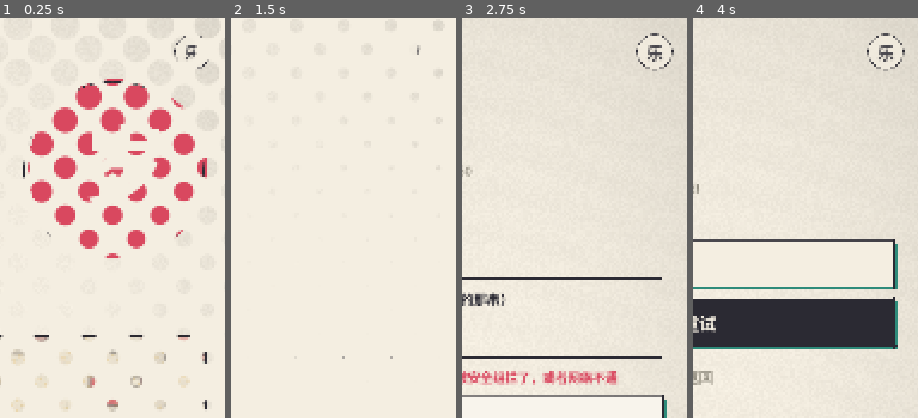
Above: before the commit, frames 1-4 (left to right).
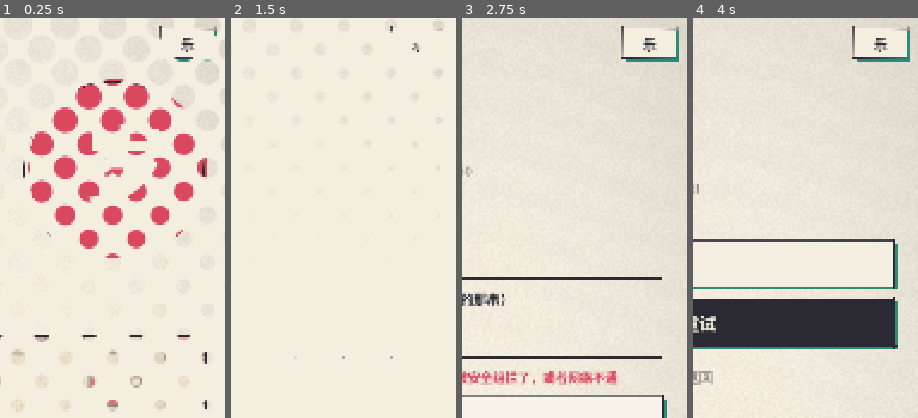
Above: after the commit, the same moments.

Repository: Goudu666/tongsui
Game: Godot game, scene res://scenes/main.tscn
Same seed, same stepped clock (60 frames per second), same inputs: the game is played once before the commit and once after it.
Inputs:
- Up to frame 1 (0.25 s): no input
- Up to frame 2 (1.5 s): click "联机 · 和 TA 一起过一辈子" at 0.5 s; click "服务器设置" at 1.25 s
- Up to frame 3 (2.75 s): click "测试连接" at 2 s
- Up to frame 4 (4 s): click "保存" at 2.75 s; click "重试" at 3.5 s
The pictures show only the part of the screen within x 49-99%, y 2-52%; the shares and areas given below are measured in that part.

The runs differ from the first frame. In frame 1, 0.5% of the frame differs, in the area x 70-97%, y 2-13%; in frame 2, less than 0.1%; in frame 3, 1.0%, in the area x 70-97%, y 2-14%; in frame 4, 1.0%.

Commit message:
声音：按技术评审修改，合上最新 main
- 音量按钮：用主界面的主题（孔版框，色块跟玩家颜色），在河畔里排到 HUD
  「亲近 / 默契」卡片下面；弹窗和搭伴小游戏出来时藏起来；从第 5 层降到第 2 层
- 观察者的依赖列成表（READS / SIGNALS / PAGE_SCENE / TEXT_KINDS），
  unit_audio.gd 对着 main.gd 和 lifeline_client.gd 的源码查，改名之后 CI 会红，
  不再悄悄哑掉
- 换页和结局页改读 main._page_id；按钮音效按下时才认，优先读 meta "sfx"
- 声景：地点分量每帧每个 reach 只算一次；地图换了（内容热更新）会重建
- main 新加的茶社、上台、钓鱼：补了三个行动音和茶社里传出来的笑声、掌声

Diff:
--- a/client/audio/soundscape.json
+++ b/client/audio/soundscape.json
@@ -41,6 +41,7 @@
   {"files": ["beeper"], "zones": {"out": 0.6, "in": 0.5}, "every": [40, 90], "stages": [0, 1, 0.3, 0, 0], "db": -22},
   {"files": ["keyboard"], "zones": {"alley": 0.8, "school": 0.3}, "hours": [[720, 1260]], "every": [22, 50], "stages": [0, 1, 0.4, 0, 0], "db": -19},
   {"files": ["pile"], "zones": {"river": 1.0, "roof": 0.8, "alley": 0.5, "in": 0.3}, "hours": [[480, 1050]], "every": [35, 75], "stages": [0, 0, 1, 0.3, 0], "db": -12},
-  {"files": ["egg", "scrape", "bowl"], "zones": {"breakfast": 1.0}, "reach": 380, "hours": [[390, 610]], "every": [4, 10], "stages": [1, 1, 1, 0.8, 0.6], "db": -14}
+  {"files": ["egg", "scrape", "bowl"], "zones": {"breakfast": 1.0}, "reach": 380, "hours": [[390, 610]], "every": [4, 10], "stages": [1, 1, 1, 0.8, 0.6], "db": -14},
+  {"files": ["tea_laugh", "tea_clap", "bowl", "kuaiban_a"], "zones": {"teahouse": 1.0, "alley": 0.2}, "reach": 420, "hours": [[540, 1260]], "every": [6, 14], "stages": [1, 1, 0.9, 0.8, 0.7], "db": -14}
  ]
 }
--- a/client/scripts/audio/audio_director.gd
+++ b/client/scripts/audio/audio_director.gd
@@ -32,6 +32,10 @@
 const ACT_ALIAS := {"read": "study", "walk_river": "play_river", "dine": "eat_out", "ball": "play_alley"}
 ## 设置按钮的三档：全开 → 只关音乐 → 静音
 const LEVELS := ["乐", "响", "静"]
+## 按钮和 HUD 右上角「亲近 / 默契」卡片（ui/hud.gd 的 _bond：宽 128，y 64~220）一样宽，在河畔里排在它下面
+const BUTTON_SIZE := Vector2(128, 68)
+const BUTTON_TOP_MENU := 64.0
+const BUTTON_TOP_WORLD := 240.0
 
 var music: MusicPlayer
 var scape: Soundscape
@@ -45,6 +49,8 @@
 var _walked := {}
 var _stage := "child"
 var _button: Button
+var _boxes: Array[StyleBox] = []
+var _map: Dictionary = {}
 var _focus := 0.0
 
 
@@ -121,32 +127,23 @@
 	AudioServer.set_bus_mute(AudioServer.get_bus_index("Sfx"), level >= 2)
 	if _button != null:
 		_button.text = LEVELS[level]
-		_button.modulate.a = 0.85 if level == 0 else 0.5
-
-
+		for c in ["font_color", "font_hover_color", "font_pressed_color", "font_focus_color"]:
+			_button.add_theme_color_override(c, P.INK if level == 0 else P.INK_SOFT)
+
+
+## 音量按钮。自己占一层：在主界面（第 1 层）上面，在搭伴小游戏（第 5 层）和转场（第 50 层）下面。
+## 放哪儿、什么时候藏由观察者说了算（place_button）；样式跟主界面的主题走（adopt_theme）。
 func _make_button() -> void:
 	var layer := CanvasLayer.new()
-	layer.layer = 5
+	layer.layer = 2
 	add_child(layer)
 	_button = Button.new()
 	_button.focus_mode = Control.FOCUS_NONE
+	_button.set_meta("sfx", "none")  # 自己出声，不用观察者再配一遍
 	_button.anchor_left = 1.0
 	_button.anchor_right = 1.0
-	_button.offset_left = -136
-	_button.offset_right = -48
-	_button.offset_top = 76
-	_button.offset_bottom = 164
 	_button.add_theme_font_override("font", P.font())
-	_button.add_theme_font_size_override("font_size", 40)
-	var sb := StyleBoxFlat.new()
-	sb.bg_color = Color(P.PAPER, 0.9)
-	sb.border_color = P.INK
-	sb.set_border_width_all(3)
-	sb.set_corner_radius_all(44)
-	for st in ["normal", "hover", "pressed", "focus"]:
-		_button.add_theme_stylebox_override(st, sb)
-	for c in ["font_color", "font_hover_color", "font_pressed_color", "font_focus_color"]:
-		_button.add_theme_color_override(c, P.INK)
+	_button.add_theme_font_size_override("font_size", 34)
 	_button.pressed.connect(func():
 		level = (level + 1) % LEVELS.size()
 		_apply_level()
@@ -155,6 +152,41 @@
 		cfg.set_value("audio", "level", level)
 		cfg.save(SETTINGS))
 	layer.add_child(_button)
+	place_button(false, false)
+
+
+## 用主界面的主题（ui/kit.gd 的孔版框）。框的留白收小一点，按钮才塞得进卡片的宽度
+func adopt_theme(theme: Theme) -> void:
+	_button.theme = theme
+	_boxes.clear()
+	for st in ["normal", "hover", "pressed"]:
+		if not theme.has_stylebox(st, "Button"):
+			continue
+		var sb: StyleBox = theme.get_stylebox(st, "Button").duplicate()
+		sb.content_margin_left = 16
+		sb.content_margin_right = 16
+		sb.content_margin_top = 10
+		sb.content_margin_bottom = 10
+		_button.add_theme_stylebox_override(st, sb)
+		_boxes.append(sb)
+
+
+## 框后面那块错开的颜色：玩家自己的颜色
+func tint_button(color: Color) -> void:
+	for sb in _boxes:
+		if "block" in sb:
+			sb.block = color
+			sb.emit_changed()
+
+
+## in_world：在河畔里（上面有 HUD）还是在菜单页；hidden：弹窗、小游戏出来了
+func place_button(in_world: bool, hidden: bool) -> void:
+	_button.visible = not hidden
+	var top := BUTTON_TOP_WORLD if in_world else BUTTON_TOP_MENU
+	_button.offset_left = -40 - BUTTON_SIZE.x
+	_button.offset_right = -40
+	_button.offset_top = top
+	_button.offset_bottom = top + BUTTON_SIZE.y
 
 
 # ---------------------------------------------------------------- 接口 ----
@@ -167,7 +199,8 @@
 ## 河畔里每帧的状态
 func set_life(map: Dictionary, my_role: String, me_pos: Vector2, other_pos: Variant, partner_live: bool,
 		turn: int, stage: String, season: String, minute: float, school_day: bool, sync: float, focus: bool) -> void:
-	if not scape.is_setup:
+	if not scape.is_setup or not is_same(map, _map):  # 内容热更新后地图会换一份（比如多了茶馆）
+		_map = map
 		scape.setup(map)
 	_stage = STAGE_FILE.get(stage, "child")
 	music.set_stage(_stage)
--- a/client/scripts/audio/main_observer.gd
+++ b/client/scripts/audio/main_observer.gd
@@ -2,21 +2,36 @@
 ## 观察者：看着主场景（scripts/main.gd）和联机信号，把「发生了什么」翻译成声音导演的接口。
 ##
 ## 所有对主场景内部结构的依赖都关在这一个文件里，而且全部是「看」，不改任何东西：
-##   - 读 main 的 world / life / last_world / my_role / screen / modal / toast / net
-##   - 监听 net 的 snapshot / world_state / event_started / log_entries / presence / failed
+##   - 读 main 的属性（READS）
+##   - 监听 net 的信号（SIGNALS）
 ##   - 场景树里新出现的按钮和输入框，自动接上按键音
 ## 主场景以后要是拆了，这个文件跟着改（或者删掉，由新代码直接调导演的接口）。
 ## 读属性一律用 get() 加默认值：对不上就不出声，不报错。
+## 「不报错」的代价是改名之后声音会悄悄哑掉，所以依赖都列在下面几张表里，
+## tests/unit_audio.gd 会对着源码查：表里的名字不在了，CI 就红。
 
 const LifeTime := preload("res://scripts/ui/life_time.gd")
+const P := preload("res://scripts/ui/palette.gd")
+
+## 从主场景（scripts/main.gd）读的属性
+const READS := ["world", "net", "life", "last_world", "my_role", "content", "events_by_id", "ui", "screen",
+	"modal", "modal_body", "toast", "offline_preview", "_preview_minute", "_page_id"]
+## 监听的联机信号（scripts/net/lifeline_client.gd）
+const SIGNALS := ["snapshot", "world_state", "event_started", "log_entries", "presence", "failed"]
+## 页面名（main._page_id）→ 配乐的场景。没列出来的页面都算 title
+const PAGE_SCENE := {"roll": "roll", "ending": "ending"}
+## 按钮的音效种类。优先读按钮的 meta "sfx"（tap / back / shake / birth / option / none）；
+## 没有 meta 的按下面这几个字认，认不出来就是普通的 tap
+const TEXT_KINDS := [["重新投胎", "shake"], ["出生吧", "birth"], ["返回", "back"], ["回大厅", "back"]]
 
 var main: Node
 var audio: Node
 
 var _net: Object = null
 var _scene := ""
-var _ending_id := 0   ## 结局页第一个节点的 id：它还在，就还在结局页
-var _page_id := 0
+var _page := ""
+var _themed := false
+var _accent := Color.TRANSPARENT
 var _toast_alpha := 0.0
 var _acts := {}
 var _money := -1
@@ -51,40 +66,36 @@
 	return v if v is Control and is_instance_valid(v) else null
 
 
-static func _alive(id: int) -> bool:
-	if id == 0:
-		return false
-	var o := instance_from_id(id)
-	return o is Node and is_instance_valid(o) and (o as Node).is_inside_tree()
-
-
 # ---------------------------------------------------------------- 按钮 ----
 
 func _on_node_added(n: Node) -> void:
 	if n is LineEdit:
 		n.text_changed.connect(func(_t): audio.cue("type", 0.0, randf_range(0.92, 1.08)))
-		return
-	if not n is BaseButton:
-		return
-	var kind := "tap"
-	var text: String = n.text if n is Button else ""
+	elif n is BaseButton:
+		n.pressed.connect(_on_pressed.bind(n))
+
+
+## 按下的那一刻再认它是哪种按钮（那时候 meta 和文字都已经设好了）
+func _kind(b: BaseButton) -> String:
+	if b.has_meta("sfx"):
+		return str(b.get_meta("sfx"))
 	var modal_body := _ctl("modal_body")
 	var modal := _ctl("modal")
-	if modal_body != null and modal != null and modal_body.is_ancestor_of(n) and modal.has_meta("waiting_event"):
+	if modal_body != null and modal != null and modal_body.is_ancestor_of(b) and modal.has_meta("waiting_event"):
 		var events: Variant = main.get("events_by_id")
 		var ev: Dictionary = events.get(modal.get_meta("waiting_event"), {}) if events is Dictionary else {}
-		kind = "option_mirror" if str(ev.get("kind", "")) == "mirror" else "option"
-	elif text.contains("重新投胎"):
-		kind = "shake"
-	elif text.contains("出生吧"):
-		kind = "birth"
-	elif text.begins_with("返回") or text.contains("回大厅"):
-		kind = "back"
-	n.pressed.connect(_on_pressed.bind(kind))
-
-
-func _on_pressed(kind: String) -> void:
-	match kind:
+		return "option_mirror" if str(ev.get("kind", "")) == "mirror" else "option"
+	var text: String = b.text if b is Button else ""
+	for pair in TEXT_KINDS:
+		if text.contains(pair[0]):
+			return pair[1]
+	return "tap"
+
+
+func _on_pressed(b: BaseButton) -> void:
+	match _kind(b):
+		"none":
+			pass
 		"option_mirror":  # 默契事件：我先把我这半句说出去
 			audio.cue("stamp")
 			audio.sting("call_" + _role())
@@ -109,10 +120,10 @@
 	_net = net
 	if net == null:
 		return
-	for pair in [["snapshot", _on_snapshot], ["world_state", _on_world_state], ["event_started", _on_event_started],
-			["log_entries", _on_log_entries], ["presence", _on_presence], ["failed", _on_failed]]:
-		if net.has_signal(pair[0]) and not net.is_connected(pair[0], pair[1]):
-			net.connect(pair[0], pair[1])
+	for sig in SIGNALS:
+		var handler := Callable(self, "_on_" + sig)
+		if net.has_signal(sig) and not net.is_connected(sig, handler):
+			net.connect(sig, handler)
 
 
 func _on_failed(_text: String) -> void:
@@ -126,14 +137,6 @@
 	_acts.clear()
 	_paired = false
 	_money = -1
-	var life: Variant = data.get("life")
-	if life is Dictionary and str(life.get("phase", "")) == "ended":
-		_mark_ending.call_deferred()
-
-
-func _mark_ending() -> void:
-	var body := _ctl("body")
-	_ending_id = body.get_child(0).get_instance_id() if body != null and body.get_child_count() > 0 else 0
 
 
 func _on_presence(data: Dictionary) -> void:
@@ -229,21 +232,16 @@
 	var in_world: bool = world != null and is_instance_valid(world) and (screen == null or not screen.visible)
 
 	# 现在是哪一场
-	var scene := "title"
-	if in_world:
-		scene = "life"
-		_ending_id = 0
-	elif _alive(_ending_id):
-		scene = "ending"
-	elif str(life.get("phase", "")) == "roll" and _net != null and is_instance_valid(_net) and str(_net.get("match_id")) != "":
-		scene = "roll"
+	var page := str(main.get("_page_id")) if main.get("_page_id") != null else ""
+	var scene: String = "life" if in_world else PAGE_SCENE.get(page, "title")
 	if scene != _scene:
 		_scene = scene
 		audio.set_scene(scene)
 		_last_pos.clear()
 
-	_watch_pages(delta, screen)
+	_watch_pages(delta, page, in_world)
 	_watch_toast()
+	_place_button(in_world, modal)
 
 	if not in_world:
 		audio.idle()
@@ -282,18 +280,32 @@
 			audio.step(str(r), pos, moved, r == me, gain)
 
 
-## 整页换了（标题 → 大厅 → 投胎……）：抽一张纸的声音
-func _watch_pages(delta: float, screen: Control) -> void:
+## 整页换了（标题 → 大厅 → 投胎……）：抽一张纸的声音。进出河畔里有自己的转场，不抽
+func _watch_pages(delta: float, page: String, in_world: bool) -> void:
 	_page_cool = maxf(0.0, _page_cool - delta)
-	var body := _ctl("body")
-	if body == null or screen == null or not screen.visible or body.get_child_count() == 0:
-		return
-	var first := body.get_child(0).get_instance_id()
-	if first != _page_id:
-		if _page_id != 0 and _page_cool <= 0.0:
-			audio.cue("page")
-			_page_cool = 0.35
-		_page_id = first
+	if page == _page:
+		return
+	if _page != "" and not in_world and _page_cool <= 0.0:
+		audio.cue("page")
+		_page_cool = 0.35
+	_page = page
+
+
+## 音量按钮：用主界面的主题和玩家自己的颜色；在河畔里挪到「亲近 / 默契」卡片下面；
+## 弹窗和搭伴小游戏出来的时候藏起来
+func _place_button(in_world: bool, modal: Control) -> void:
+	if not _themed:
+		var ui := _ctl("ui")
+		if ui != null and ui.theme != null:
+			audio.adopt_theme(ui.theme)
+			_themed = true
+	var accent := P.role_color(_role())
+	if _themed and accent != _accent:
+		_accent = accent
+		audio.tint_button(accent)
+	var games: Variant = main.get("games")
+	var busy: bool = games != null and is_instance_valid(games) and games.has_method("busy") and games.busy()
+	audio.place_button(in_world, (modal != null and modal.visible) or busy)
 
 
 func _watch_toast() -> void:
--- a/client/scripts/audio/soundscape.gd
+++ b/client/scripts/audio/soundscape.gd
@@ -25,6 +25,7 @@
 var _cache: Dictionary = {}
 var _minute := -1.0
 var _clock := 0.0
+var _zw: Dictionary = {}        ## 这一帧里按 reach 缓存的地点分量（听的人这一帧只在一个地方）
 
 
 func setup(map: Dictionary) -> void:
@@ -107,7 +108,10 @@
 	var f := float(stages[clampi(stage_i, 0, stages.size() - 1)]) * _hours(cfg, minute)
 	if f <= 0.0:
 		return 0.0
-	var zw := zone_weights(pos, float(cfg.get("reach", _reach)))
+	var reach := float(cfg.get("reach", _reach))
+	if not _zw.has(reach):
+		_zw[reach] = zone_weights(pos, reach)
+	var zw: Dictionary = _zw[reach]
 	var best := 0.0
 	for zid in cfg.get("zones", {}):
 		best = maxf(best, float(cfg.zones[zid]) * float(zw.get(zid, 0.0)))
@@ -120,6 +124,7 @@
 	var prev := _minute
 	_minute = minute
 	_clock += delta
+	_zw.clear()
 	for b in _beds:
 		var w := _weight(b.cfg, pos, minute, stage_i, season) if active else 0.0
 		var want := float(b.cfg.get("db", 0.0)) + linear_to_db(w) if w > 0.003 else SILENT
--- a/client/tests/unit_audio.gd
+++ b/client/tests/unit_audio.gd
@@ -5,11 +5,13 @@
 ##   - 声景表引用的声音和地点都存在，五个阶段的密度都填了
 ##   - 地点权重：站在里面是 1，走远了归 0
 ##   - 配乐播放器：一段放完会歇，换阶段不报错
+##   - 观察者依赖的主场景属性、联机信号、按钮字样都还在
 ## 跑法：godot --headless --path client -s res://tests/unit_audio.gd
 
 const Soundscape := preload("res://scripts/audio/soundscape.gd")
 const MusicPlayer := preload("res://scripts/audio/music_player.gd")
 const Director := preload("res://scripts/audio/audio_director.gd")
+const Observer := preload("res://scripts/audio/main_observer.gd")
 
 var _failures := 0
 
@@ -64,6 +66,21 @@
 	# 行动音：地图上的每个行动都有声音
 	for a in content.map.actions:
 		_ok(manifest.files.has("sfx/act_%s.ogg" % a.id), "行动没有声音：" + str(a.id))
+
+	# 观察者的依赖：它读的属性、听的信号、认的按钮字样都还在。
+	# 观察者对不上就不出声、不报错，所以改名要在这里变成红的，不能等人发现游戏哑了一块
+	var main_src := FileAccess.get_file_as_string("res://scripts/main.gd")
+	var net_src := FileAccess.get_file_as_string("res://scripts/net/lifeline_client.gd")
+	var handlers := (Observer as Script).get_script_method_list().map(func(m): return m.name)
+	for prop in Observer.READS:
+		_ok(_declares(main_src, "var", prop), "main.gd 里没有属性 %s 了（见 main_observer.gd 的 READS）" % prop)
+	for sig in Observer.SIGNALS:
+		_ok(_declares(net_src, "signal", sig), "lifeline_client.gd 里没有信号 %s 了（见 main_observer.gd 的 SIGNALS）" % sig)
+		_ok(handlers.has("_on_" + sig), "main_observer.gd 少了 _on_%s" % sig)
+	for page in Observer.PAGE_SCENE:
+		_ok(main_src.contains("\"%s\"" % page), "main.gd 里没有叫 %s 的页面了（见 main_observer.gd 的 PAGE_SCENE）" % page)
+	for pair in Observer.TEXT_KINDS:
+		_ok(main_src.contains(pair[0]), "main.gd 里没有带「%s」的按钮了（见 main_observer.gd 的 TEXT_KINDS）" % pair[0])
 
 	# 地点权重
 	var scape := Soundscape.new()
@@ -127,6 +144,12 @@
 		_ok(float(win[0]) < float(win[1]), "时段写反了：" + str(win))
 
 
+## 源码里有没有在行首声明 var / signal <name>
+func _declares(src: String, keyword: String, ident: String) -> bool:
+	var re := RegEx.create_from_string("(?m)^%s\\s+%s\\b" % [keyword, ident])
+	return re.search(src) != null
+
+
 func _ok(cond: bool, msg: String) -> void:
 	if not cond:
 		_failures += 1
Not shown, added: client/audio/amb/tea_clap.ogg.import
Not shown, added: client/audio/amb/tea_laugh.ogg.import
Not shown, changed: client/audio/manifest.json
Not shown, added: client/audio/sfx/act_fish.ogg.import
Not shown, added: client/audio/sfx/act_listen.ogg.import
Not shown, added: client/audio/sfx/act_perform.ogg.import
Not shown, added: client/audio/amb/tea_clap.ogg
Not shown, added: client/audio/amb/tea_laugh.ogg
Not shown, added: client/audio/sfx/act_fish.ogg
Not shown, added: client/audio/sfx/act_listen.ogg
Not shown, added: client/audio/sfx/act_perform.ogg
Not shown, changed: docs/AUDIO.md
